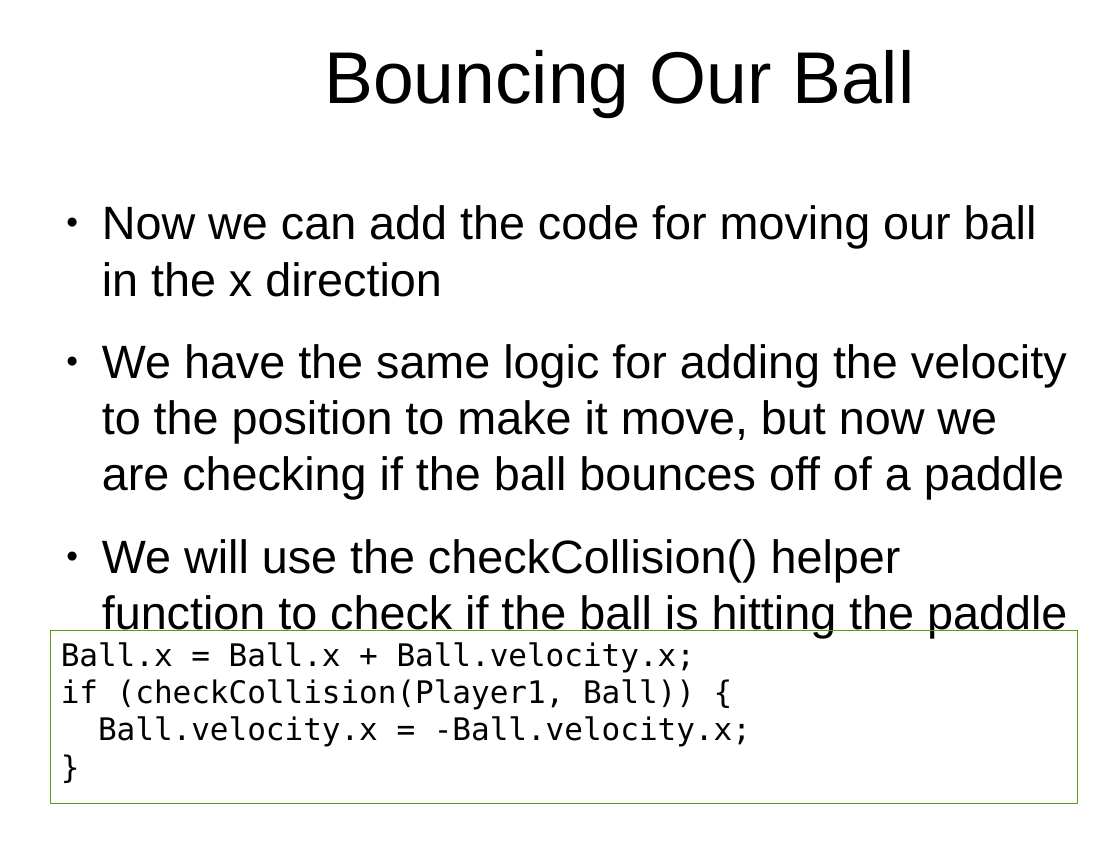
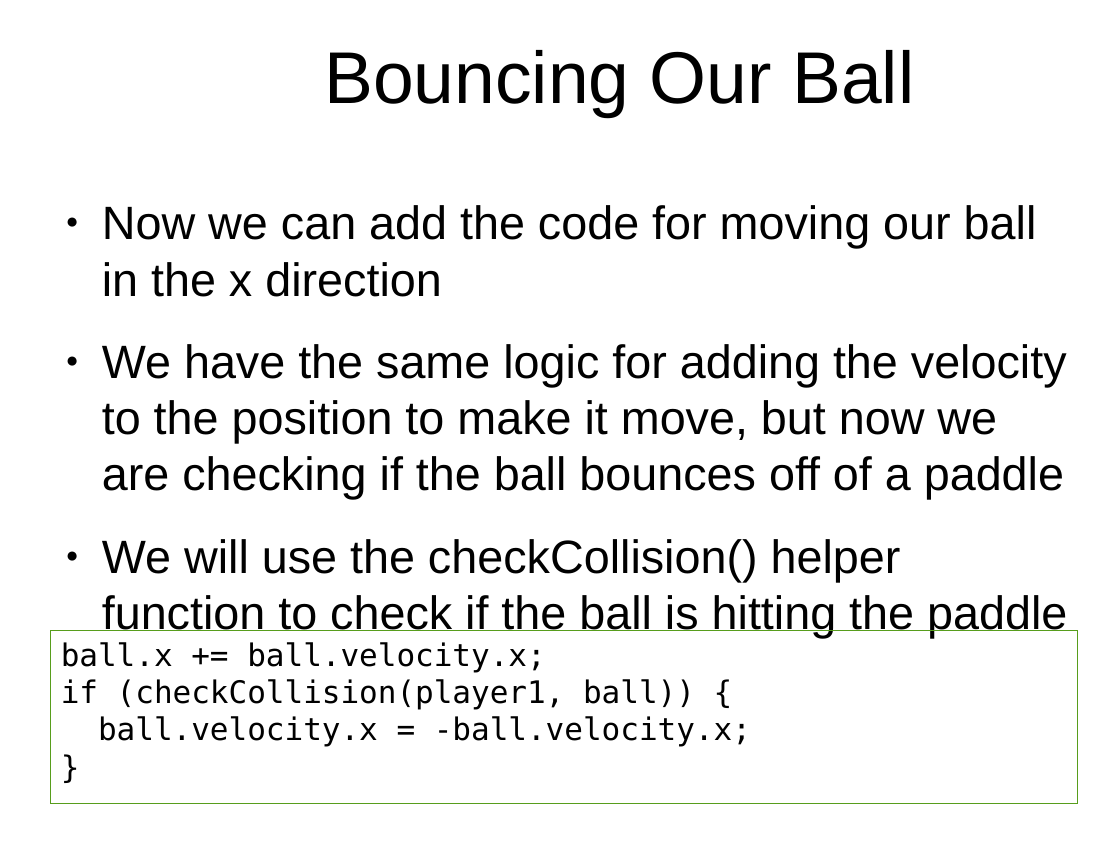
Before and after one commit to hillylew/PaddleBattle, a slide deck: slide 19 of PaddleBattle - Explorathon.odp. Drawn at 1120x841 pixels with LibreOffice and Linux fonts; fonts in the diff are those of the drawing; background and template pictures are left out. Boxes give left, top, right and bottom in pixels: in the first picture for what was removed or moved away, otherwise in the second. Text is boxed around its words. In the diff, an @@ line names an element or a change of style, - is before the commit and + after.

```diff
--- a/PaddleBattle - Explorathon.odp
+++ b/PaddleBattle - Explorathon.odp
@@ text in rectangle at <box>61,642,751,747</box>: text changed @@
-Ball.x = Ball.x + Ball.velocity.x;
-if (checkCollision(Player1, Ball)) {
-Ball.velocity.x = -Ball.velocity.x;
+ball.x += ball.velocity.x;
+if (checkCollision(player1, ball)) {
+ball.velocity.x = -ball.velocity.x;
```
Also in this commit, not shown: 17 other slides changed, 2 other files.
